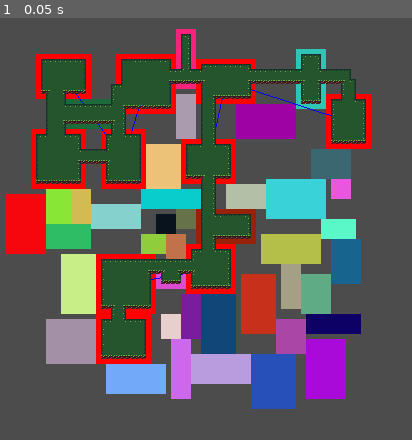
Above: before the commit, frame 1.
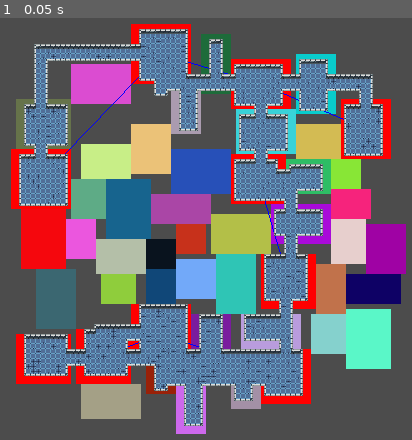
Above: after the commit, the same moment.

Repository: Ofir7909/GodotRPG
Game: Godot game, scene res://Scenes/DungeonGenerator.tscn
The game is run twice, just before and just after one commit, with the same random seed, the same clock (stepped at 60 frames per second) and the same inputs. This scene is started directly instead of the project's main scene.
Inputs:
- Up to frame 1 (0.05 s): no input

The runs differ from the first frame. In frame 1, 70% of the frame differs, in the area x 1-99%, y 1-99%.

Commit message:
Created Dungeon Tilemap; renaming textures; fixing a bug in the dungeon generator, still not perfect

Diff:
--- a/GodotProject/Scenes/DungeonGenerator.tscn
+++ b/GodotProject/Scenes/DungeonGenerator.tscn
@@ -2,15 +2,15 @@
 
 [ext_resource path="res://_Scripts/LevelGenerator/Dungeons/DungeonGenerator.gd" type="Script" id=1]
 [ext_resource path="res://_Content/UI/Grid_16x16.png" type="Texture" id=2]
-[ext_resource path="res://_Content/Environment/CliffGrass_Tileset.tres" type="TileSet" id=3]
+[ext_resource path="res://_Content/Environment/Dungeon_Tileset.tres" type="TileSet" id=3]
 
 [node name="DungeonGenerator" type="Node2D"]
 position = Vector2( 320, 180 )
 scale = Vector2( 0.25, 0.25 )
 script = ExtResource( 1 )
 tileSet = ExtResource( 3 )
-roomsBorder = true
 loopingRatio = 0.08
+CorridorWidth = 4
 
 [node name="Grid" type="TextureRect" parent="."]
 self_modulate = Color( 1, 1, 1, 0.184314 )
--- a/GodotProject/_Content/Environment/CliffGrass_Tileset.tres
+++ b/GodotProject/_Content/Environment/CliffGrass_Tileset.tres
@@ -1,6 +1,6 @@
 [gd_resource type="TileSet" load_steps=49 format=2]
 
-[ext_resource path="res://_Content/Environment/CliffGrass_Autotile.png" type="Texture" id=1]
+[ext_resource path="res://_Content/Environment/Textures/CliffGrass_Tileset.png" type="Texture" id=1]
 
 [sub_resource type="ConvexPolygonShape2D" id=5]
 points = PoolVector2Array( 0, 0, 16, 0, 16, 16, 0, 16 )
--- /dev/null
+++ b/GodotProject/_Content/Environment/Dungeon_Tileset.tres
@@ -0,0 +1,110 @@
+[gd_resource type="TileSet" load_steps=11 format=2]
+
+[ext_resource path="res://_Content/Environment/Textures/Dungeon_Tileset.png" type="Texture" id=1]
+
+[sub_resource type="ConvexPolygonShape2D" id=1]
+points = PoolVector2Array( 10, 0, 16, 0, 16, 16, 10, 16 )
+
+[sub_resource type="ConvexPolygonShape2D" id=2]
+points = PoolVector2Array( 10, 0, 16, 0, 16, 16, 10, 16 )
+
+[sub_resource type="ConvexPolygonShape2D" id=3]
+points = PoolVector2Array( 10, 0, 16, 0, 16, 6, 10, 6 )
+
+[sub_resource type="ConvexPolygonShape2D" id=4]
+points = PoolVector2Array( 16, 6, 0, 6, 0, 0, 16, 0 )
+
+[sub_resource type="ConvexPolygonShape2D" id=5]
+points = PoolVector2Array( 6, 6, 0, 6, 0, 0, 6, 0 )
+
+[sub_resource type="ConvexPolygonShape2D" id=6]
+points = PoolVector2Array( 6, 16, 0, 16, 0, 0, 6, 0 )
+
+[sub_resource type="ConvexPolygonShape2D" id=7]
+points = PoolVector2Array( 6, 0, 0, 0, 0, 0, 6, 0 )
+
+[sub_resource type="ConvexPolygonShape2D" id=8]
+points = PoolVector2Array( 6, 16, 0, 16, 0, 0, 6, 0 )
+
+[sub_resource type="ConvexPolygonShape2D" id=9]
+points = PoolVector2Array( 16, 16, 0, 16, 0, 0, 16, 0 )
+
+[resource]
+0/name = "Dungeon_Tileset.png 0"
+0/texture = ExtResource( 1 )
+0/tex_offset = Vector2( 0, 0 )
+0/modulate = Color( 1, 1, 1, 1 )
+0/region = Rect2( 0, 0, 80, 64 )
+0/tile_mode = 1
+0/autotile/bitmask_mode = 1
+0/autotile/bitmask_flags = [ Vector2( 0, 0 ), 432, Vector2( 0, 1 ), 438, Vector2( 0, 2 ), 54, Vector2( 0, 3 ), 511, Vector2( 1, 0 ), 504, Vector2( 1, 2 ), 63, Vector2( 1, 3 ), 511, Vector2( 2, 0 ), 216, Vector2( 2, 1 ), 219, Vector2( 2, 2 ), 27, Vector2( 2, 3 ), 511, Vector2( 3, 0 ), 510, Vector2( 3, 1 ), 447, Vector2( 3, 3 ), 511, Vector2( 4, 0 ), 507, Vector2( 4, 1 ), 255 ]
+0/autotile/icon_coordinate = Vector2( 0, 0 )
+0/autotile/tile_size = Vector2( 16, 16 )
+0/autotile/spacing = 0
+0/autotile/occluder_map = [  ]
+0/autotile/navpoly_map = [  ]
+0/autotile/priority_map = [ Vector3( 0, 3, 7 ) ]
+0/autotile/z_index_map = [  ]
+0/occluder_offset = Vector2( 0, 0 )
+0/navigation_offset = Vector2( 0, 0 )
+0/shape_offset = Vector2( 0, 0 )
+0/shape_transform = Transform2D( 1, 0, 0, 1, 0, 0 )
+0/shape = SubResource( 1 )
+0/shape_one_way = false
+0/shape_one_way_margin = 1.0
+0/shapes = [ {
+"autotile_coord": Vector2( 0, 0 ),
+"one_way": false,
+"one_way_margin": 1.0,
+"shape": SubResource( 1 ),
+"shape_transform": Transform2D( 1, 0, 0, 1, 0, 0 )
+}, {
+"autotile_coord": Vector2( 0, 1 ),
+"one_way": false,
+"one_way_margin": 1.0,
+"shape": SubResource( 2 ),
+"shape_transform": Transform2D( 1, 0, 0, 1, 0, 0 )
+}, {
+"autotile_coord": Vector2( 0, 2 ),
+"one_way": false,
+"one_way_margin": 1.0,
+"shape": SubResource( 3 ),
+"shape_transform": Transform2D( 1, 0, 0, 1, 0, 0 )
+}, {
+"autotile_coord": Vector2( 1, 2 ),
+"one_way": false,
+"one_way_margin": 1.0,
+"shape": SubResource( 4 ),
+"shape_transform": Transform2D( 1, 0, 0, 1, 0, 0 )
+}, {
+"autotile_coord": Vector2( 2, 2 ),
+"one_way": false,
+"one_way_margin": 1.0,
+"shape": SubResource( 5 ),
+"shape_transform": Transform2D( 1, 0, 0, 1, 0, 0 )
+}, {
+"autotile_coord": Vector2( 2, 1 ),
+"one_way": false,
+"one_way_margin": 1.0,
+"shape": SubResource( 6 ),
+"shape_transform": Transform2D( 1, 0, 0, 1, 0, 0 )
+}, {
+"autotile_coord": Vector2( 2, 1 ),
+"one_way": false,
+"one_way_margin": 1.0,
+"shape": SubResource( 7 ),
+"shape_transform": Transform2D( 1, 0, 0, 1, 0, 0 )
+}, {
+"autotile_coord": Vector2( 2, 0 ),
+"one_way": false,
+"one_way_margin": 1.0,
+"shape": SubResource( 8 ),
+"shape_transform": Transform2D( 1, 0, 0, 1, 0, 0 )
+}, {
+"autotile_coord": Vector2( 1, 0 ),
+"one_way": false,
+"one_way_margin": 1.0,
+"shape": SubResource( 9 ),
+"shape_transform": Transform2D( 1, 0, 0, 1, 0, 0 )
+} ]
+0/z_index = 0
--- a/GodotProject/_Levels/World.tscn
+++ b/GodotProject/_Levels/World.tscn
@@ -2,8 +2,8 @@
 
 [ext_resource path="res://icon.png" type="Texture" id=1]
 [ext_resource path="res://Scenes/Player.tscn" type="PackedScene" id=2]
-[ext_resource path="res://_Content/Environment/Grass_Tiling.png" type="Texture" id=3]
-[ext_resource path="res://_Content/Environment/Road_Autotile.png" type="Texture" id=4]
+[ext_resource path="res://_Content/Environment/Textures/Grass_Tiling.png" type="Texture" id=3]
+[ext_resource path="res://_Content/Environment/Textures/Road_Tileset.png" type="Texture" id=4]
 [ext_resource path="res://_Content/Environment/CliffGrass_Tileset.tres" type="TileSet" id=5]
 
 [sub_resource type="TileSet" id=3]
--- a/GodotProject/_Scripts/LevelGenerator/Dungeons/DungeonGenerator.gd
+++ b/GodotProject/_Scripts/LevelGenerator/Dungeons/DungeonGenerator.gd
@@ -6,9 +6,10 @@
 
 export var initialRoomCount: int = 50
 export var initialDistributionDistance: float = 10
-export var minRoomSize := Vector2(4, 4)
+export var minRoomSize := Vector2(6, 6)
 export var maxRoomSize := Vector2(12, 12)
-export var roomsBorder: bool = false
+enum BORDER { no, small, large }
+export(BORDER) var roomsBorder = BORDER.small
 export(float, 0, 1, 0.01) var mainRoomRatio: float = 0.2
 export(float, 0, 1, 0.01) var loopingRatio: float = 0.1
 export var CorridorWidth: int = 2
@@ -24,7 +25,6 @@
 		rand.set_seed(seedNumber)
 	else:
 		rand.randomize()
-
 	GenerateRooms()
 
 	var resolved = false
@@ -134,31 +134,34 @@
 				collide = true
 
 		if collide:
-			var border = 1 if roomsBorder else 0
+			var border = 1 if roomsBorder == BORDER.large else 0.5 if roomsBorder == BORDER.small else 0
 			for x in range(r.position.x + border, r.position.x + r.size.x - border):
 				for y in range(r.position.y + border, r.position.y + r.size.y - border):
 					dungeonTilemap.set_cell(x, y, 0)
 
 	#Corridors
 	for e in graph.edges:
-		CarvePath(dungeonTilemap, graph.vertices[e.a], graph.vertices[e.b], 3)
+		CarvePath(dungeonTilemap, graph.vertices[e.a], graph.vertices[e.b], CorridorWidth)
 
 	#update the tilemap
 	dungeonTilemap.update_bitmask_region()
 
 
-func CarvePath(tilemap: TileMap, start: Vector2, end: Vector2, width: float = 1) -> void:
+func CarvePath(tilemap: TileMap, start: Vector2, end: Vector2, width: int = 1) -> void:
 	var delta := end - start
 	var delta_x_dir := sign(delta.x)
 	var delta_y_dir := sign(delta.y)
+
+	var radius : int = round(float(width)/2)
 	start = start.round()
 	end = end.round()
 
-	for x in range(start.x, end.x, delta_x_dir):
-		for y_offset in range(-round(width/2), width - round(width/2), 1):
+
+	for x in range(start.x - radius * delta_x_dir, end.x + radius * delta_x_dir, delta_x_dir):
+		for y_offset in range(-radius, width - radius, 1):
 			tilemap.set_cell(x, start.y + y_offset, 0)
-	for y in range(start.y, end.y, delta_y_dir):
-		for x_offset in range(-round(width/2), width - round(width/2), 1):
+	for y in range(start.y - radius * delta_y_dir, end.y + radius * delta_y_dir, delta_y_dir):
+		for x_offset in range(-radius, width - radius, 1):
 			tilemap.set_cell(end.x + x_offset, y, 0)
 
 func _draw() -> void:
Renamed: GodotProject/_Content/Environment/CliffGrass_Autotile.png -> GodotProject/_Content/Environment/Textures/CliffGrass_Tileset.png
Not shown, changed: GodotProject/_Content/Environment/Textures/CliffGrass_Tileset.png.import
Binary file added: GodotProject/_Content/Environment/Textures/Dungeon_Tileset.png
Not shown, changed: GodotProject/_Content/Environment/Textures/Dungeon_Tileset.png.import
Renamed: GodotProject/_Content/Environment/Grass_Tiling.png -> GodotProject/_Content/Environment/Textures/Grass_Tiling.png
Not shown, added: GodotProject/_Content/Environment/Textures/Grass_Tiling.png.import
Renamed: GodotProject/_Content/Environment/Road_Autotile.png -> GodotProject/_Content/Environment/Textures/Road_Tileset.png
Not shown, changed: GodotProject/_Content/Environment/Textures/Road_Tileset.png.import
Not shown, changed: Art/DungeonTileset.ase
